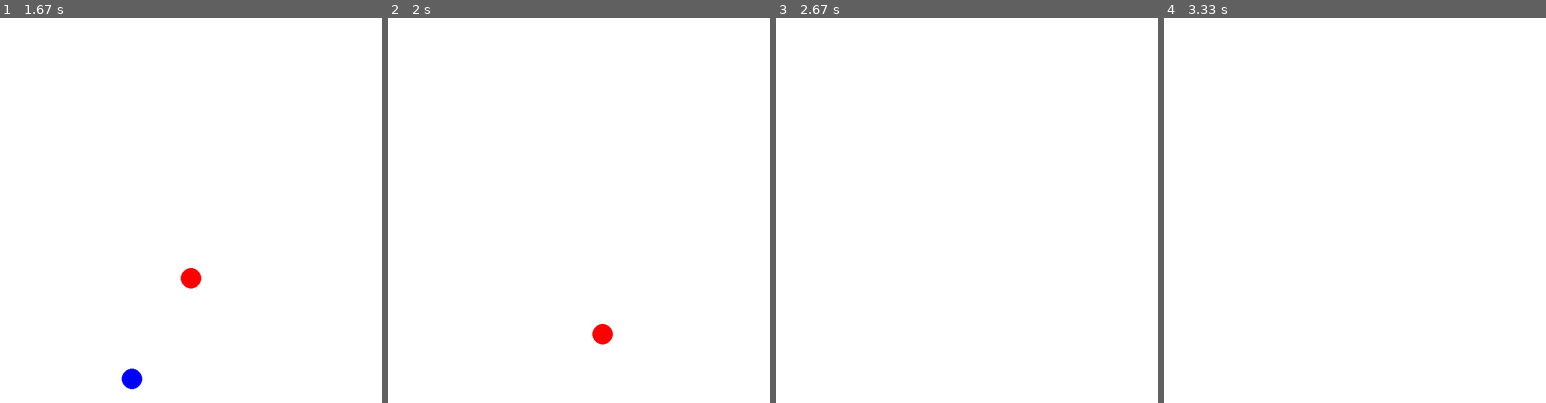
Above: before the commit, frames 1-4 (left to right).
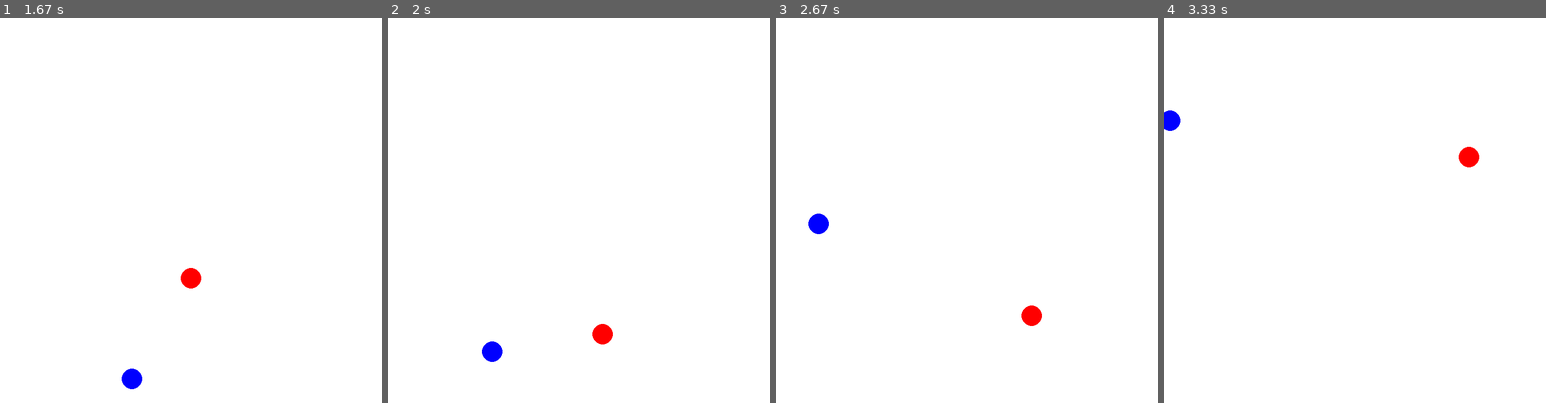
Above: after the commit, the same moments.

Repository: myhotchoc/Space-Simulator
Game: pygame game, started from Gravity Test v2.py
The game is run twice, just before and just after one commit, with the same random seed, the same clock (stepped at 60 frames per second) and the same inputs.
Inputs:
- Up to frame 1 (1.67 s): no input
- Up to frame 2 (2 s): no input
- Up to frame 3 (2.67 s): no input
- Up to frame 4 (3.33 s): no input

Frame 1 is identical in both runs. In frame 2, 0.2% of the frame differs, in the area x 24-30%, y 84-90%; in frame 3, 0.4%, in the area x 8-70%, y 50-80%; in frame 4, 0.4%.

Commit message:
Update Gravity Test v2.py

Diff:
--- a/Gravity Test v2.py
+++ b/Gravity Test v2.py
@@ -126,6 +126,14 @@
             win_loop = False
 
     ## Placing two bodies on screen
+
+    for item in (body1, body2):
+        if item.pos[0] >= win_size[0] or item.pos[0] <= 0:
+            item.u_x = -item.u_x
+
+        if item.pos[1] >= win_size[1] or item.pos[1] <= 0:
+            item.u_y = -item.u_y
+
     pygame.draw.circle(screen, body1.colour, body1.pos, 20)
     pygame.draw.circle(screen, body2.colour, body2.pos, 20)
 
